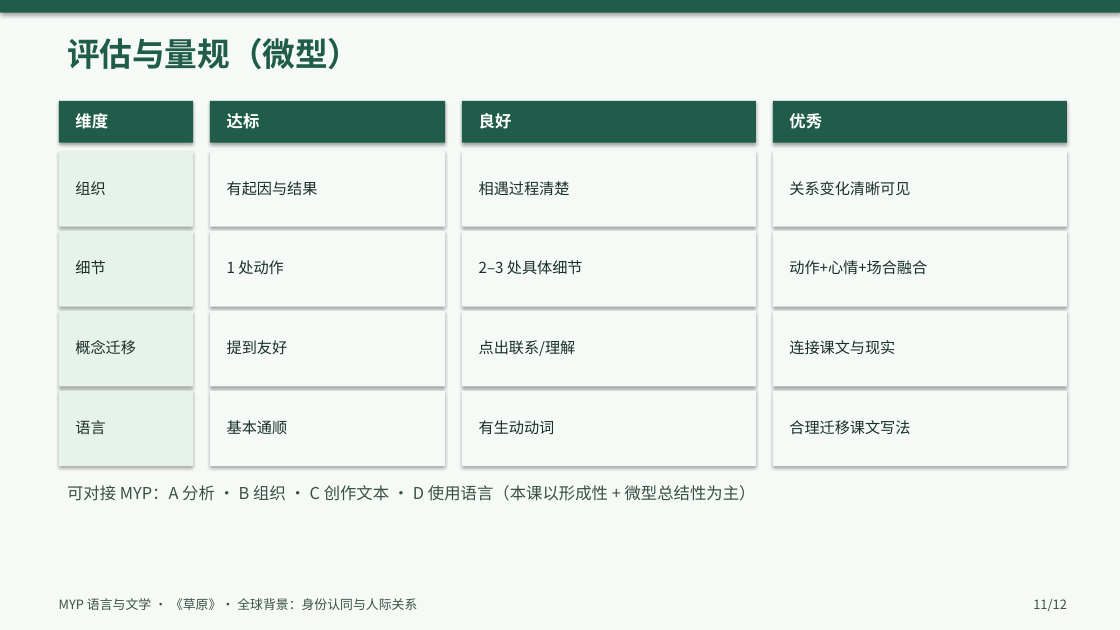
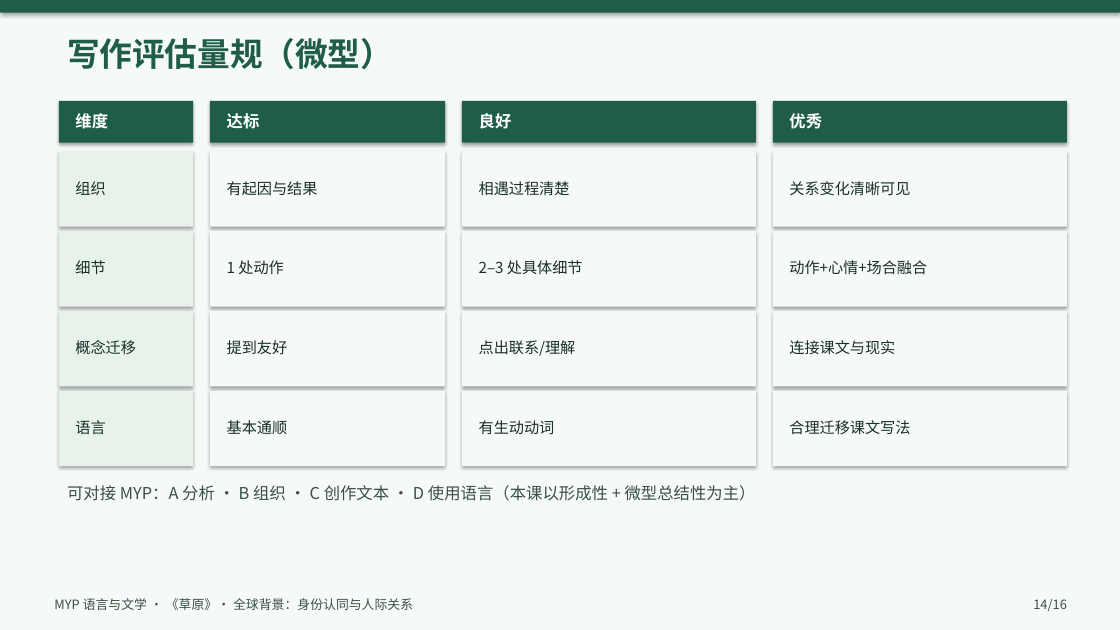
Before and after one commit to cuijinqueen-cyber/IBDP-Chinese-A, a slide deck: slide 14 of ppt/草原_MYP教案课件.pptx (slide 11 before the commit). Drawn at 1120x630 pixels with LibreOffice and Linux fonts; fonts in the diff are those of the drawing. Boxes give left, top, right and bottom in pixels: in the first picture for what was removed or moved away, otherwise in the second. Text is boxed around its words. In the diff, an @@ line names an element or a change of style, - is before the commit and + after.

```diff
--- a/ppt/草原_MYP教案课件.pptx
+++ b/ppt/草原_MYP教案课件.pptx
@@ text at bbox=[67, 38, 393, 69]: text changed @@
-评估与量规（微型）
+写作评估量规（微型）
@@ text "MYP 语言与文学 · 《草原》· 全球背景：身份认同与人际关系": place and size @@
-text "MYP 语言与文学 · 《草原》· 全球背景：身份认同与人际关系" at bbox=[59, 598, 417, 610]
+text "MYP 语言与文学 · 《草原》· 全球背景：身份认同与人际关系" at bbox=[54, 598, 413, 610]
@@ text at bbox=[1033, 599, 1067, 611]: text changed @@
-11/12
+14/16
```
Also in this commit, not shown: 11 other slides changed, 4 slides added, 2 other files.
